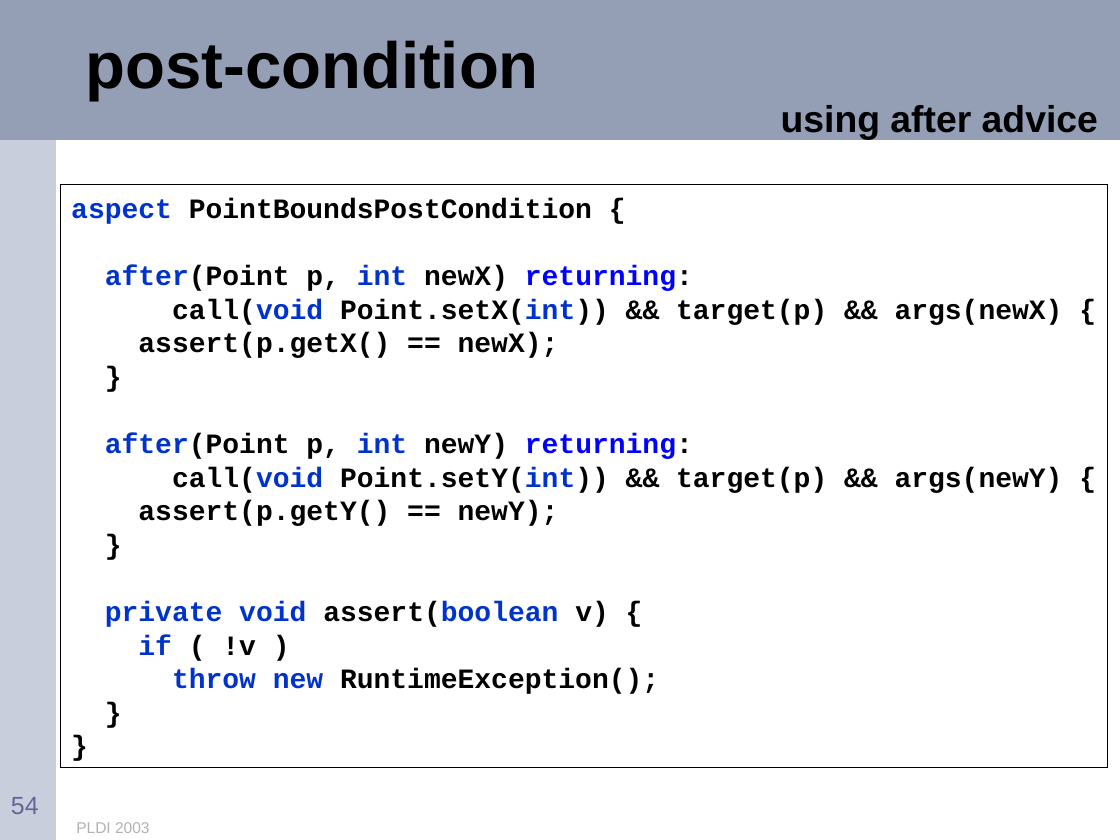
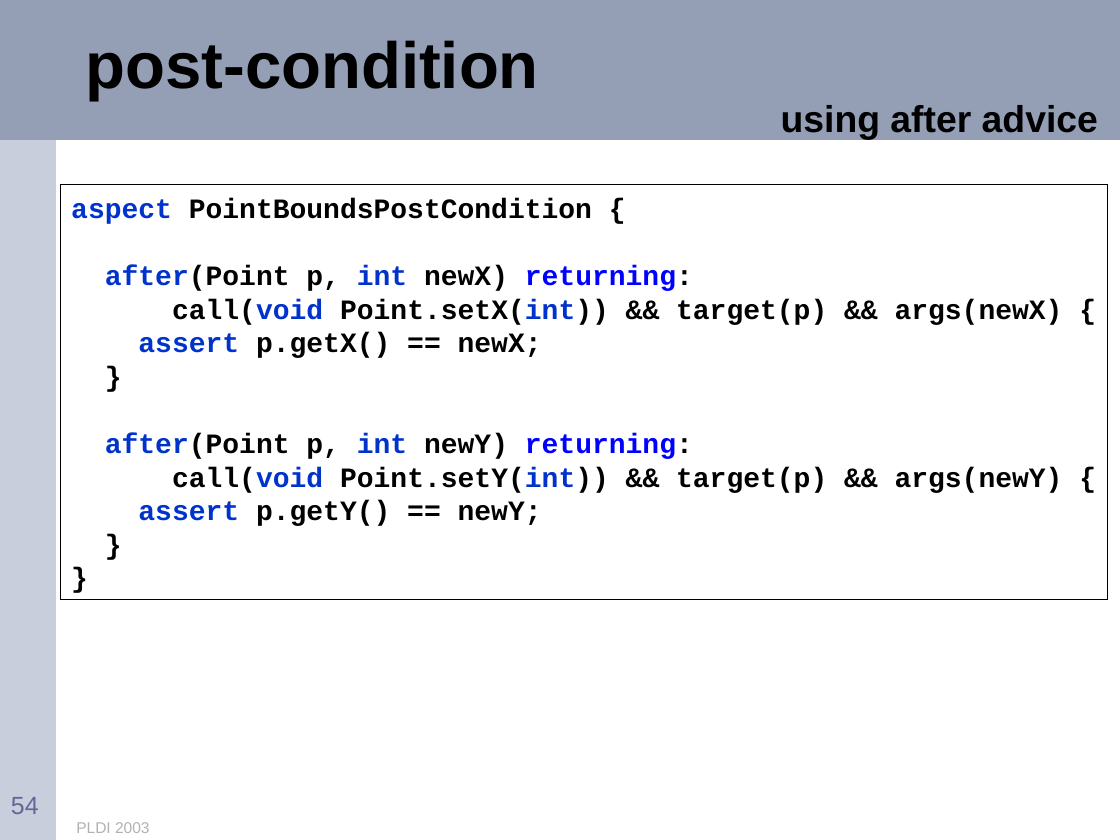
Before and after one commit to eclipse-aspectj/aspectj, a slide deck: slide 54 of docs/teaching/tutorial.ppt. Drawn at 1120x840 pixels with LibreOffice and Linux fonts; fonts in the diff are those of the drawing. Boxes give left, top, right and bottom in pixels: in the first picture for what was removed or moved away, otherwise in the second. Text is boxed around its words. In the diff, an @@ line names an element or a change of style, - is before the commit and + after.

```diff
--- a/docs/teaching/tutorial.ppt
+++ b/docs/teaching/tutorial.ppt
@@ rectangle "aspect PointBoundsPostCondition {": place and size @@
-rectangle "aspect PointBoundsPostCondition {" at [60,185,1108,767]
+rectangle "aspect PointBoundsPostCondition {" at [60,185,1108,599]
@@ text in rectangle at [138,332,542,358]: text changed @@
-assert(p.getX() == newX);
+assert p.getX() == newX;
@@ text in rectangle at [138,500,542,526]: text changed @@
-assert(p.getY() == newY);
-}
-private void assert(boolean v) {
-if ( !v )
-throw new RuntimeException();
+assert p.getY() == newY;
```
Also in this commit, not shown: 13 other slides changed, 2 slides added, 12 slides removed.
